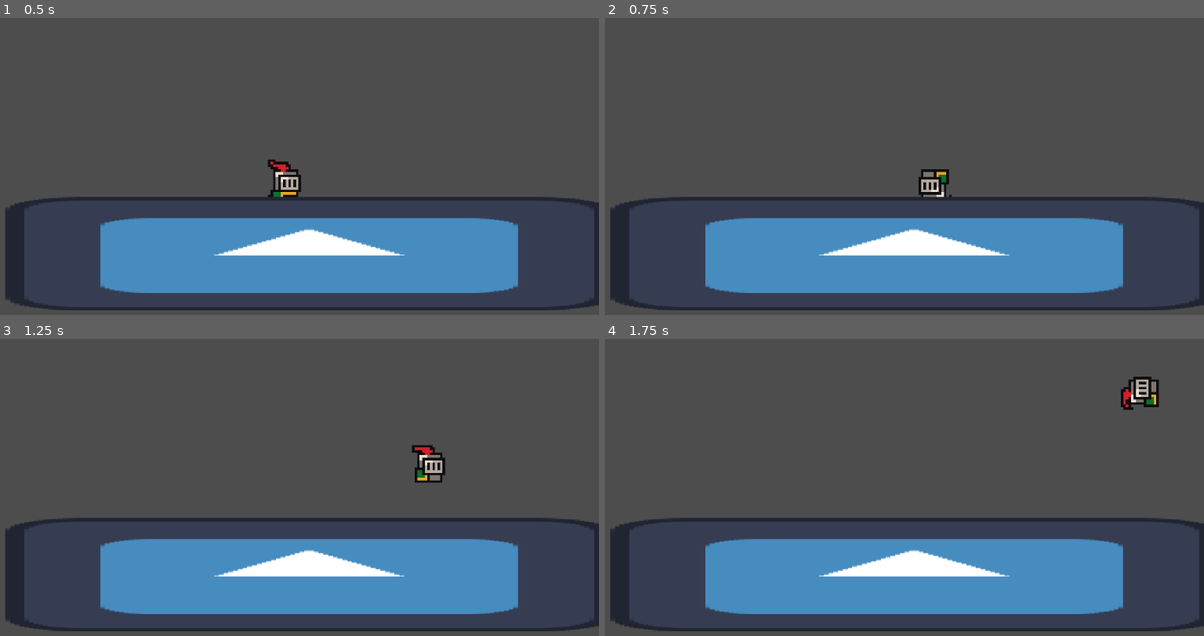
Above: before the commit, frames 1-4 (two rows, left to right).
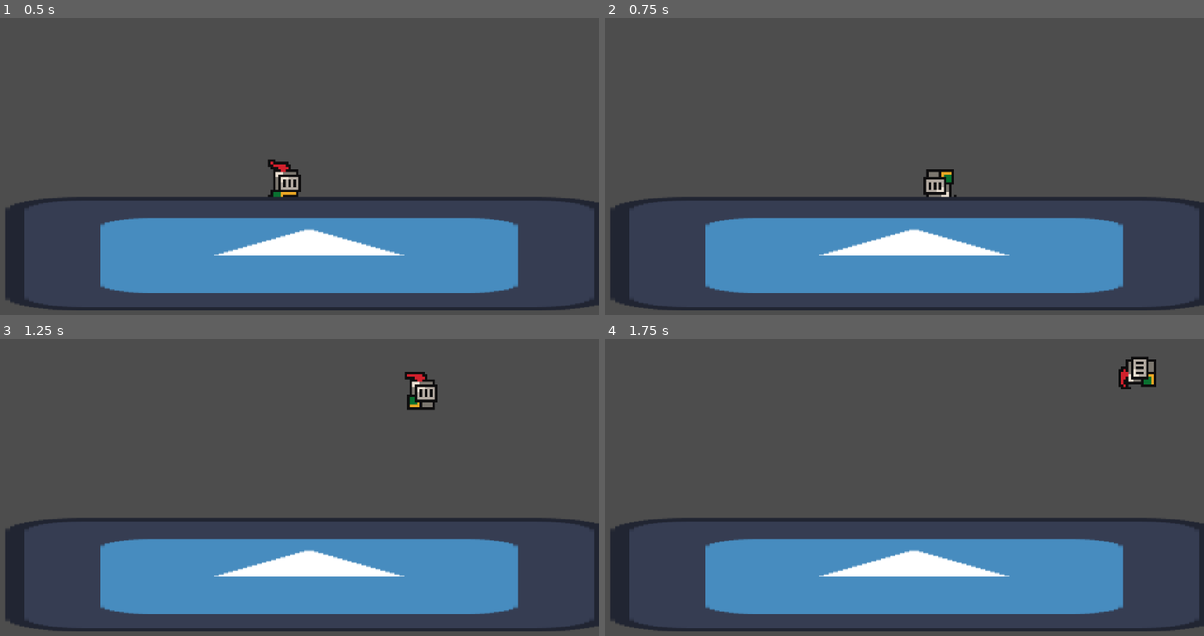
Above: after the commit, the same moments.

Repository: jible/Platform-fighter
Game: Godot game, scene res://scenes/test_scene.tscn
The game is run twice, just before and just after one commit, with the same random seed, the same clock (stepped at 60 frames per second) and the same inputs. The project has no main scene, so this scene is started directly. The engine's default icon, where the game draws it, is replaced by a stand-in: a white triangle on a blue panel in a dark square.
Inputs:
- Up to frame 1 (0.5 s): no input
- Up to frame 2 (0.75 s): tap Enter at 0.5 s; hold D (move_right) from 0.53 s (still down); tap Shift (dash) at 0.6 s
- Up to frame 3 (1.25 s): keep holding D (move_right); tap Space (jump) at 0.77, 0.8, 1.07 s
- Up to frame 4 (1.75 s): keep holding D (move_right); tap Space (jump) at 1.35, 1.52 s; tap Shift (dash) at 1.55 s

Frame 1 is identical in both runs. In frame 2, 0.3% of the frame differs, in the area x 52-59%, y 50-61%; in frame 3, 1.1%, in the area x 67-75%, y 11-49%; in frame 4, 1.0%.

Commit message:
player actions now controlled by new input manager

Diff:
--- a/platform-fighter/characters/base_character.tscn
+++ b/platform-fighter/characters/base_character.tscn
@@ -152,3 +152,5 @@
 [connection signal="state_changed" from="SpriteManager/StateMachine" to="CharacterBody/BehaviorManager" method="_on_state_machine_state_changed"]
 [connection signal="state_changed" from="SpriteManager/StateMachine" to="AnimationPlayer" method="_on_state_machine_state_changed"]
 [connection signal="animation_finished" from="AnimationPlayer" to="SpriteManager/StateMachine" method="_on_animation_player_animation_finished"]
+[connection signal="button_pressed" from="InputHandler" to="CharacterBody/BehaviorManager/JumpBehavior" method="_on_input_handler_button_pressed"]
+[connection signal="button_pressed" from="InputHandler" to="CharacterBody/BehaviorManager/DashBehavior" method="_on_input_handler_button_pressed"]
--- a/platform-fighter/characters/test_character/behaviors/dash_behavior.gd
+++ b/platform-fighter/characters/test_character/behaviors/dash_behavior.gd
@@ -1,9 +1,11 @@
 extends CharacterBehavior
 
-
-func condition():
-	return Input.is_action_just_pressed("dash")
 
 func trigger():
 	state_machine.change_state("Dash")
 	pass
+
+
+func _on_input_handler_button_pressed(button):
+	if button == "B":
+		trigger()
--- a/platform-fighter/characters/test_character/behaviors/jump_behavior.gd
+++ b/platform-fighter/characters/test_character/behaviors/jump_behavior.gd
@@ -2,9 +2,11 @@
 
 
 
-func condition():
-	return Input.is_action_just_pressed("jump")
-
 func trigger():
 	state_machine.change_state("Jump")
 	pass
+
+
+func _on_input_handler_button_pressed(button):
+	if button == "X":
+		trigger()
--- a/platform-fighter/components/for_characters/animation_related/animation_player.gd
+++ b/platform-fighter/components/for_characters/animation_related/animation_player.gd
@@ -1,5 +1,4 @@
 extends AnimationPlayer
-
 
 func _on_state_machine_state_changed(new_state_node):
 	play(new_state_node.name)
--- a/platform-fighter/components/for_characters/animation_related/sprite_manager.gd
+++ b/platform-fighter/components/for_characters/animation_related/sprite_manager.gd
@@ -3,7 +3,7 @@
 
 # Based on https://github.com/jible/capstone/blob/main/scripts/characters/animation_manager.gd
 @export var base_character: BaseCharacter
-@export var character_body: CharacterBody2D
+@export var character_body: SpecializedCharacterBody
 @export var snap: bool = true
 var current_state: String = ""
 
--- a/platform-fighter/components/for_characters/input_handler.gd
+++ b/platform-fighter/components/for_characters/input_handler.gd
@@ -22,7 +22,7 @@
 	input_manager.button_event.connect(pass_button_signal)
 
 func pass_button_signal(button_name: String, device: int, event_type: InputManager.button_event_type, _axis:Vector2):
-	print(device)
+	print(device, player_number)
 	if device != player_number: return
 	match event_type:
 		InputManager.button_event_type.PRESSED:
--- a/platform-fighter/components/for_characters/physics_related/character_body.gd
+++ b/platform-fighter/components/for_characters/physics_related/character_body.gd
@@ -122,8 +122,6 @@
 func _on_landed():
 	used_ariel_jumps = 0
 
-func _on_state_machine_state_changed(new_state_node):
-	current_state_type = new_state_node.state_type
 
 func add_capped_velocity_impulse(impulse_vector: Vector2):
 	# For each axis
@@ -161,3 +159,7 @@
 	if lock_level != new_lock_level:
 		lock_level = new_lock_level
 		emit_signal("lock_level_changed", lock_level)
+
+
+func _on_state_machine_state_changed(new_state_node):
+	current_state_type = new_state_node.state_type
--- a/platform-fighter/components/for_characters/reference_server.gd
+++ b/platform-fighter/components/for_characters/reference_server.gd
@@ -11,7 +11,7 @@
 @export_tool_button("Serve References") var button = serve_references
 
 @export var base_character:BaseCharacter
-@export var character_body:CharacterBody2D
+@export var character_body: SpecializedCharacterBody
 @export var state_machine: CharacterStateMachine
 @export var behavior_manager: CharacterBehaviorManager
 @export var health: Health
@@ -43,10 +43,4 @@
 				continue
 			if reference_name in child and not child[reference_name] and self[reference_name]:
 				child[reference_name] = self[reference_name]
-
-		if input_handler:
-			if child.has_method("_on_button_pressed"):
-				input_handler.button_pressed.connect(child._on_button_pressed)
-			if child.has_method("_on_button_released"):
-				input_handler.button_released.connect(child._on_button_pressed)
 		propogate_references(child)
--- a/platform-fighter/components/for_characters/state_helpers/behavior_manager.gd
+++ b/platform-fighter/components/for_characters/state_helpers/behavior_manager.gd
@@ -6,7 +6,7 @@
 
 @export var base_character: BaseCharacter
 @export var state_machine: CharacterStateMachine
-@export var character_body: CharacterBody2D
+@export var character_body: SpecializedCharacterBody
 
 
 func _ready():
@@ -31,8 +31,9 @@
 			return
 
 
-func _on_state_machine_state_changed(_node):
+func _on_base_player_lock_level_changed(_lock_level):
 	get_active_behaviors()
 
-func _on_base_player_lock_level_changed(_lock_level):
+
+func _on_state_machine_state_changed(new_state_node):
 	get_active_behaviors()
--- a/platform-fighter/components/for_characters/state_helpers/character_state.gd
+++ b/platform-fighter/components/for_characters/state_helpers/character_state.gd
@@ -12,7 +12,7 @@
 @export var is_active:bool = true
 @export var base_character: BaseCharacter
 @export var state_machine: CharacterStateMachine
-@export var character_body:CharacterBody2D
+@export var character_body:SpecializedCharacterBody
 
 @export var state_type:SpecializedCharacterBody.state_types = SpecializedCharacterBody.state_types.STANDARD
 
--- a/platform-fighter/components/for_characters/state_helpers/player_behavior.gd
+++ b/platform-fighter/components/for_characters/state_helpers/player_behavior.gd
@@ -13,7 +13,7 @@
 
 
 
-# WHEN MAKING A BEHAVIOR, COPY AND PASTE THESE FUNCTIONS INTO IT
+# WHEN MAKING A CLASS BEHAVIOR, COPY AND PASTE THESE FUNCTIONS INTO IT
 # If the priority is correct and the state is correct, check this condition every frame. If it is true, do trigger the behavior
 func condition()->bool:
 	return false
